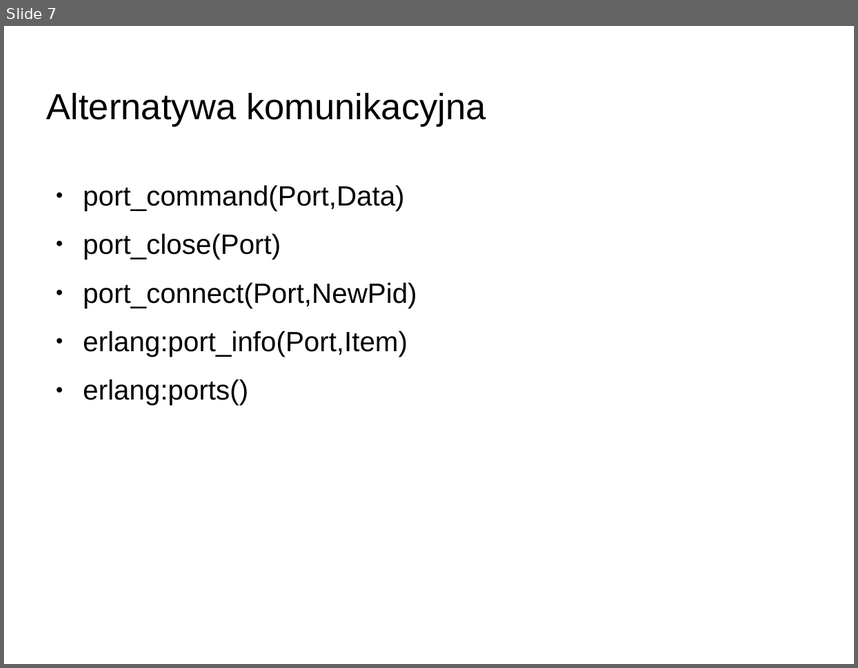
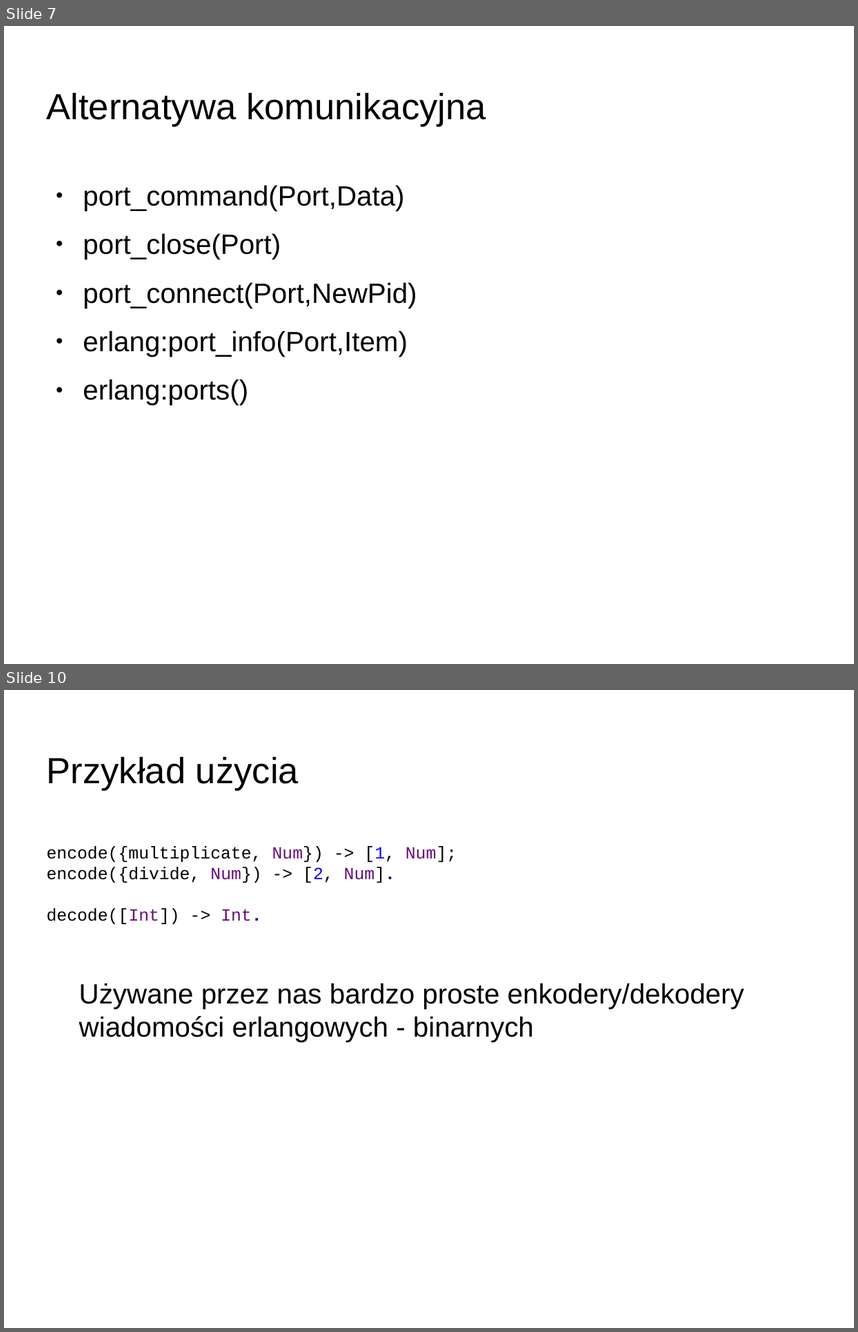
Before and after one commit to rafalgrm/erlang, a slide deck: prezentacja.odp. Shown one above the other, each under a label of ours: slide 7 before the commit, slides 7 and 10 after it; the slides between them are not shown. The pictures are 858x668 and 858x1332 pixels, drawn with LibreOffice and Linux fonts; fonts in the diff are those of the drawing; background and template pictures are left out. Boxes give left, top, right and bottom in pixels: in the first picture for what was removed or moved away, otherwise in the second. Text is boxed around its words. In the diff, an @@ line names an element or a change of style, - is before the commit and + after.

```diff
--- a/prezentacja.odp
+++ b/prezentacja.odp
@@ slide 10 added at <box>4,690,854,1328</box>, background picture (left out) @@
@@ title added at <box>47,757,299,791</box>, 33.9 pt, text #000000 @@
+Przykład użycia
@@ text added at <box>47,846,457,924</box>, 16 pt, text #000000 @@
+encode({multiplicate, Num}) -> [1, Num];
+encode({divide, Num}) -> [2, Num].
+decode([Int]) -> Int.
@@ text added at <box>79,983,744,1042</box>, 26 pt, text #000000 @@
+Używane przez nas bardzo proste enkodery/dekodery wiadomości erlangowych - binarnych
```
Also in this commit, not shown: 4 other slides added, 1 other file.
